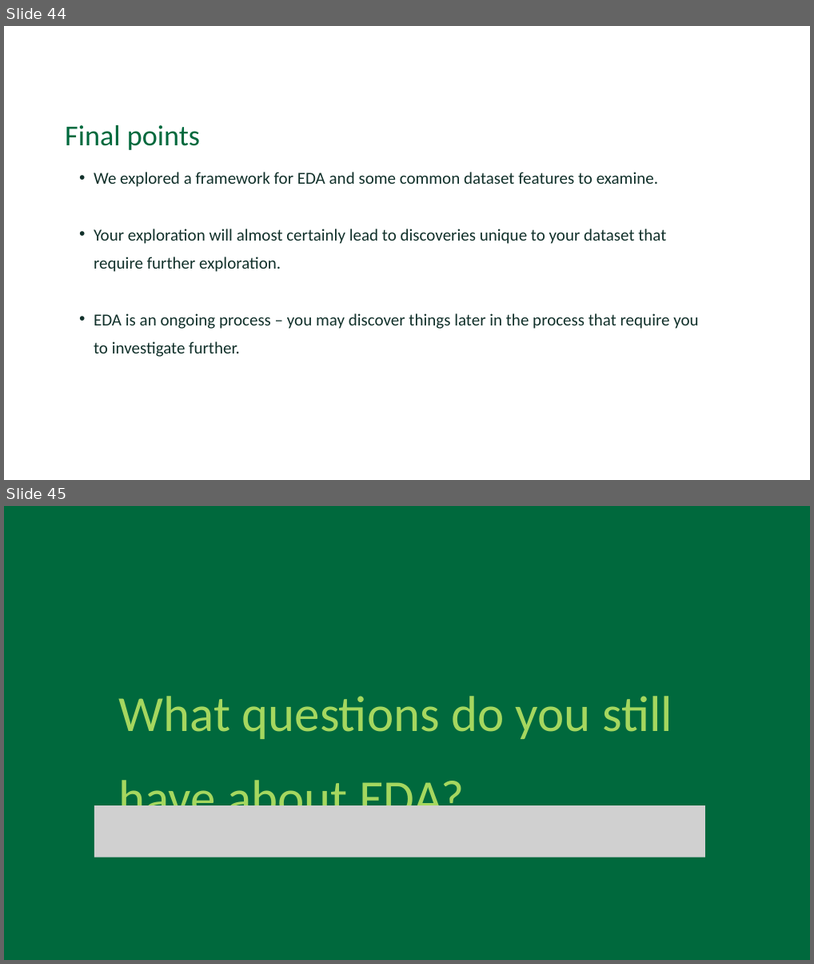
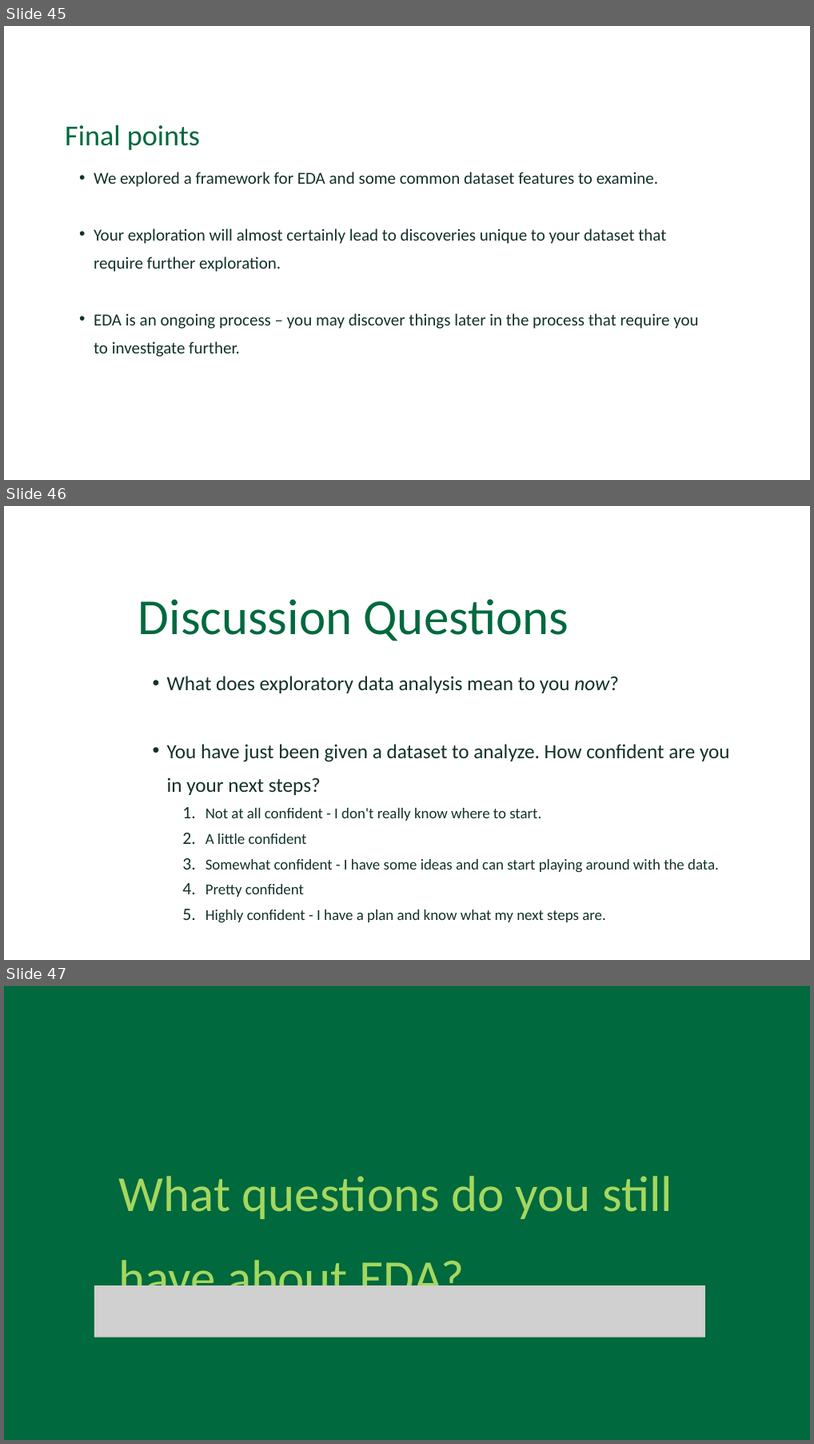
Before and after one commit to Dartmouth-Libraries/r_research-fundamentals_ws, a slide deck: slides/02a_Exploratory-Data-Analysis_EDA.pptx. Shown one above the other, each under a label of ours: slides 44 and 45 before the commit, slides 45, 46 and 47 after it. The pictures are 814x964 and 814x1444 pixels, drawn with LibreOffice and Linux fonts; fonts in the diff are those of the drawing; grey boxes stand for pictures; background and template pictures are left out. Boxes give left, top, right and bottom in pixels: in the first picture for what was removed or moved away, otherwise in the second. Text is boxed around its words. In the diff, an @@ line names an element or a change of style, - is before the commit and + after.

```diff
--- a/slides/02a_Exploratory-Data-Analysis_EDA.pptx
+++ b/slides/02a_Exploratory-Data-Analysis_EDA.pptx
@@ slide 46 added at [4, 506, 810, 960], background #FFFFFF @@
@@ title added at [138, 599, 570, 641], 60 pt, text #00693E @@
+Discussion Questions
@@ text added at [167, 676, 730, 923], 18 pt, text #12312B @@
+  • What does exploratory data analysis mean to you now?
+  • You have just been given a dataset to analyze. How confident are you in your next steps?
+    1. Not at all confident - I don't really know where to start.
+    2. A little confident
+    3. Somewhat confident - I have some ideas and can start playing around with the data.
+    4. Pretty confident
+    5. Highly confident - I have a plan and know what my next steps are.
@@ what was slide 44 is now slide 45 @@
@@ what was slide 45 is now slide 47 @@
```
Also in this commit, not shown: 18 slides changed, 2 other slides added, 1 slide removed.
